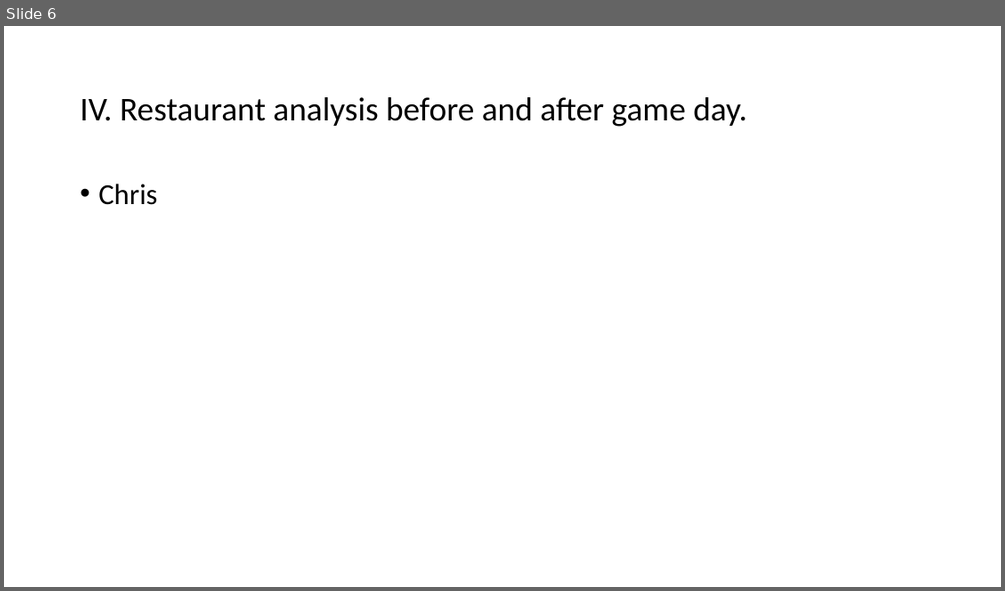
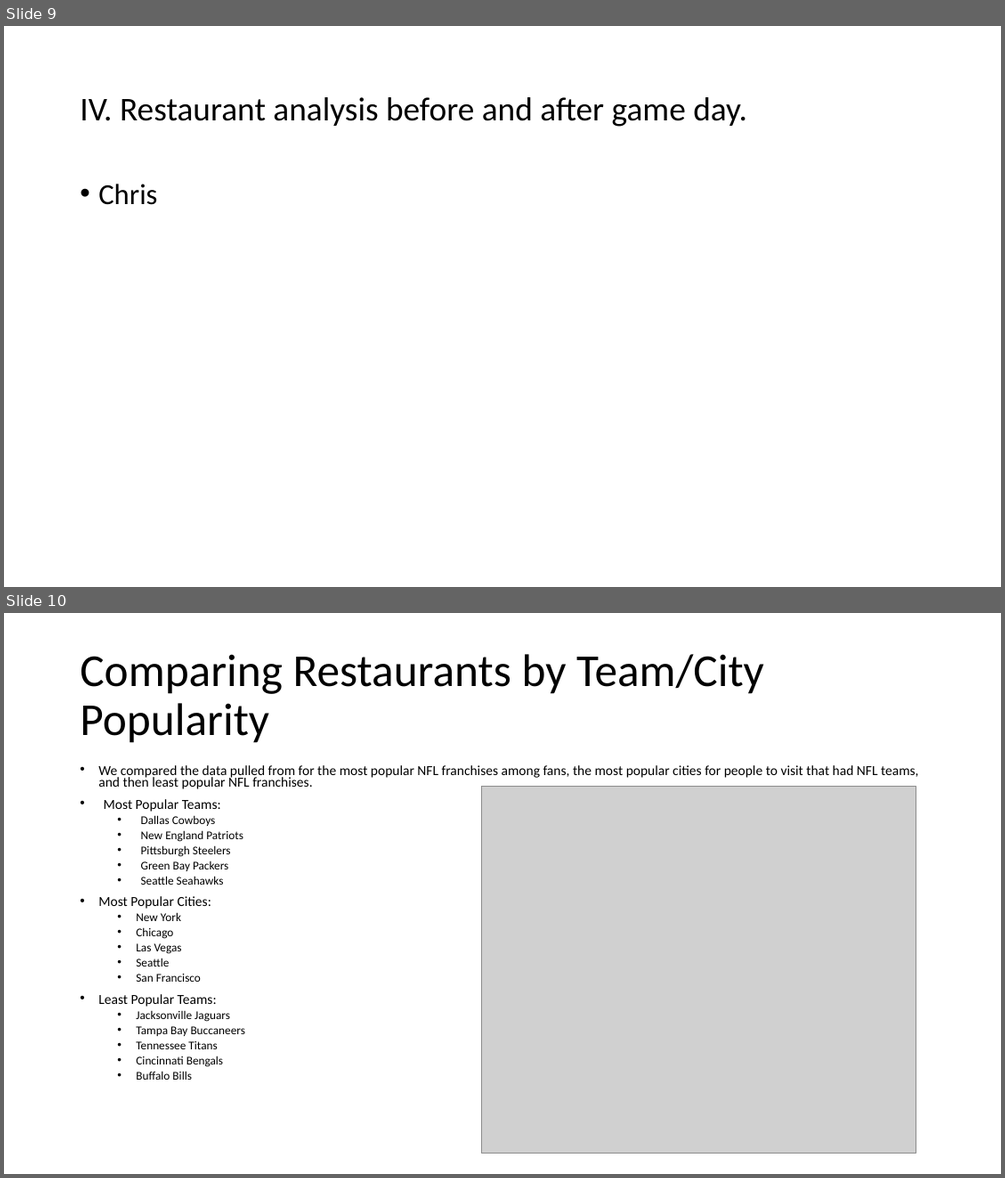
Before and after one commit to jjying89/Yelp-Restaurants-Analysis, a slide deck: Presentation/Team_4-Restaurant_Density_Analysis..pptx. Shown one above the other, each under a label of ours: slide 6 before the commit, slides 9 and 10 after it. The pictures are 1005x591 and 1005x1178 pixels, drawn with LibreOffice and Linux fonts; fonts in the diff are those of the drawing; grey boxes stand for pictures. Boxes give left, top, right and bottom in pixels: in the first picture for what was removed or moved away, otherwise in the second. Text is boxed around its words. In the diff, an @@ line names an element or a change of style, - is before the commit and + after.

```diff
--- a/Presentation/Team_4-Restaurant_Density_Analysis..pptx
+++ b/Presentation/Team_4-Restaurant_Density_Analysis..pptx
@@ slide 10 added at box(4, 613, 1001, 1174), background #FFFFFF @@
@@ title added at box(80, 654, 764, 743), 44 pt, text #000000 @@
+Comparing Restaurants by Team/City Popularity
@@ text added at box(98, 765, 918, 1079), 13.3 pt, text #000000 @@
+• We compared the data pulled from for the most popular NFL franchises among fans, the most popular cities for people to visit that had NFL teams, and then least popular NFL franchises.
+• Most Popular Teams:
+  • Dallas Cowboys
+  • New England Patriots
+  • Pittsburgh Steelers
+  • Green Bay Packers
+  • Seattle Seahawks
+• Most Popular Cities:
+  • New York
+  • Chicago
+  • Las Vegas
+  • Seattle
+  • San Francisco
+• Least Popular Teams:
+  • Jacksonville Jaguars
+  • Tampa Bay Buccaneers
+  • Tennessee Titans
+  • Cincinnati Bengals
+  • Buffalo Bills
@@ picture added at box(481, 787, 915, 1153) @@
@@ what was slide 6 is now slide 9 @@
```
Also in this commit, not shown: 2 slides changed, 6 other slides added, 1 slide removed, 1 other file.
